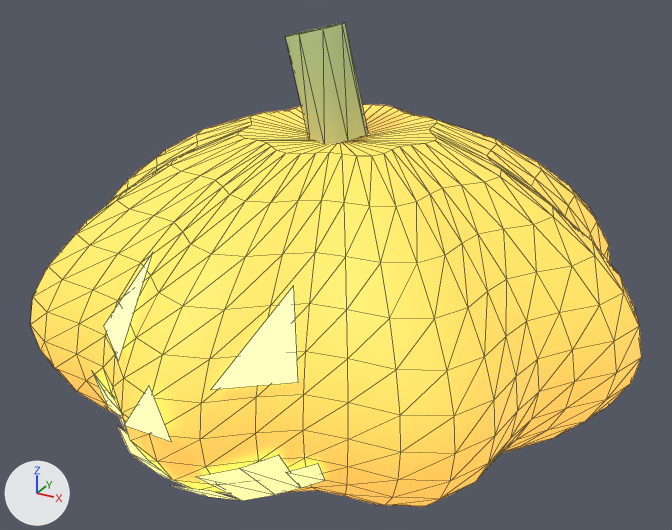
An edit to the glTF model public/models/halloween/pumpkin.glb, drawn before and after from the same camera.
Rendered twice from a camera (50 mm lens) standing at (0.637, -1.169, 0.931) and looking at (-0.002, -0.007, 0.35). Lighting does not change. The marker at lower left points along +X, +Y and +Z. The picture after the commit comes second. Mesh edges are drawn as thin lines.

The scene before the commit, as lines of its bpy script (objects in view):
```python
mat_glow = principled_material('glow')
mat_glow.base_color = (1.0, 0.78, 0.22)  # yellow #ffe581
mat_glow.roughness = 1.0
mat_glow.emission_color = (1.0, 0.85, 0.35)  # yellow #ffeda0
mat_glow.emission_strength = 1.0
mat_pumpkin = principled_material('pumpkin')
mat_pumpkin.base_color = (0.93, 0.42, 0.06)  # orange #f7ad45
mat_pumpkin.roughness = 0.6
mat_pumpkin.emission_color = (0.95, 0.45, 0.08)  # orange #f9b350
mat_pumpkin.emission_strength = 1.0
mat_stem = principled_material('stem')
mat_stem.base_color = (0.28, 0.36, 0.15)  # green #90a26c
mat_stem.roughness = 0.9
mat_stem.emission_color = (0.16, 0.2, 0.08)  # dark green #6f7c50
mat_stem.emission_strength = 1.0
me_mesh_0 = bpy.data.meshes.new('Mesh_0')
me_mesh_0.from_pydata(...)  # 787 vertices, 1395 faces; spans x -0.466..0.466, y -0.469..0.466, z 0.0..0.716
# faces by material slot: [1344, 32, 19]
me_mesh_0.materials.append(mat_pumpkin)  # orange #f7ad45, glowing orange #f9b350
me_mesh_0.materials.append(mat_stem)  # green #90a26c, glowing dark green #6f7c50
me_mesh_0.materials.append(mat_glow)  # yellow #ffe581, glowing yellow #ffeda0
ob_mesh_0 = bpy.data.objects.new('Mesh_0', me_mesh_0)
ob_mesh_0.location = (0.0, 0.0, 0.0)
```
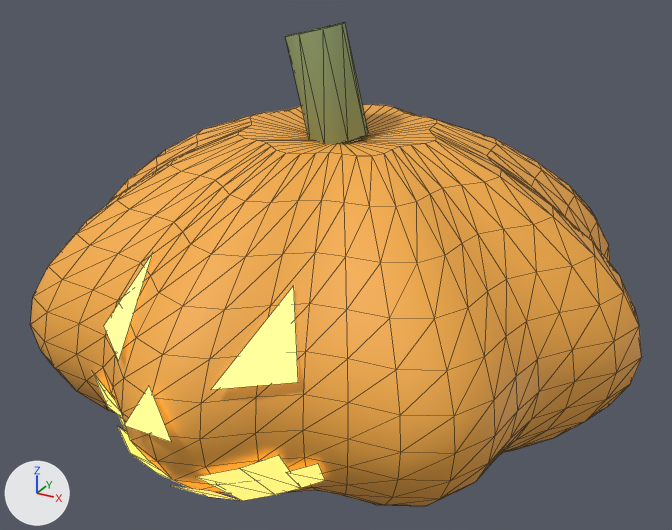
Commit message: Kept the Halloween pumpkins orange by day

Boxes (x1, y1, x2, y2) around the edits, measured in the pictures (672 x 530 px):
'Mesh_0', recoloured, surface changed (yellow to orange): (31, 22, 642, 506) in both

The change in detail:
In material 'pumpkin' (mat_pumpkin), emission_color is no longer (0.95, 0.45, 0.08), orange #f9b350.
In material 'pumpkin' (mat_pumpkin), emission_strength is no longer 1.0.
In material 'stem' (mat_stem), emission_color is no longer (0.16, 0.2, 0.08), dark green #6f7c50.
In material 'stem' (mat_stem), emission_strength is no longer 1.0.
In material 'glow' (mat_glow), emission_color goes from (1.0, 0.85, 0.35) (yellow #ffeda0) to (1.0, 0.7, 0.15) (yellow #ffda6c).
